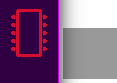
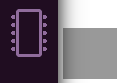
Comparing the layer stacks of the two 117 x 83 images. Changes:
hid group "purple" (4 layers) over [0, 0, 59, 83]
showed group "dark purple" (3 layers) over [0, 0, 58, 83]
renamed "sidebar shadow" to "shadow", painted on it over [0, 0, 59, 83]
